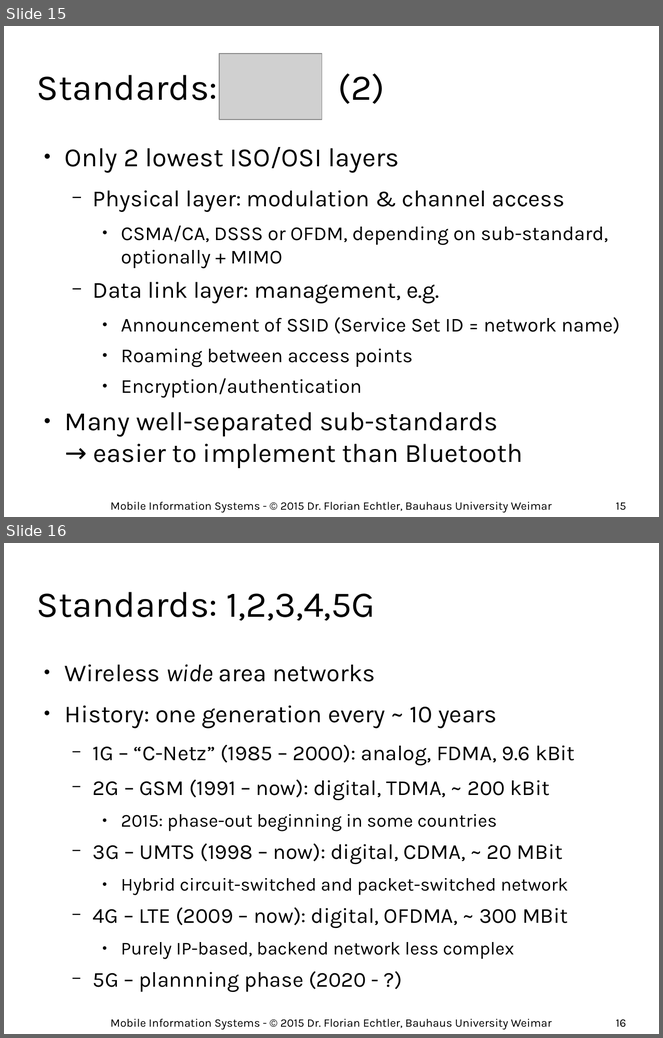
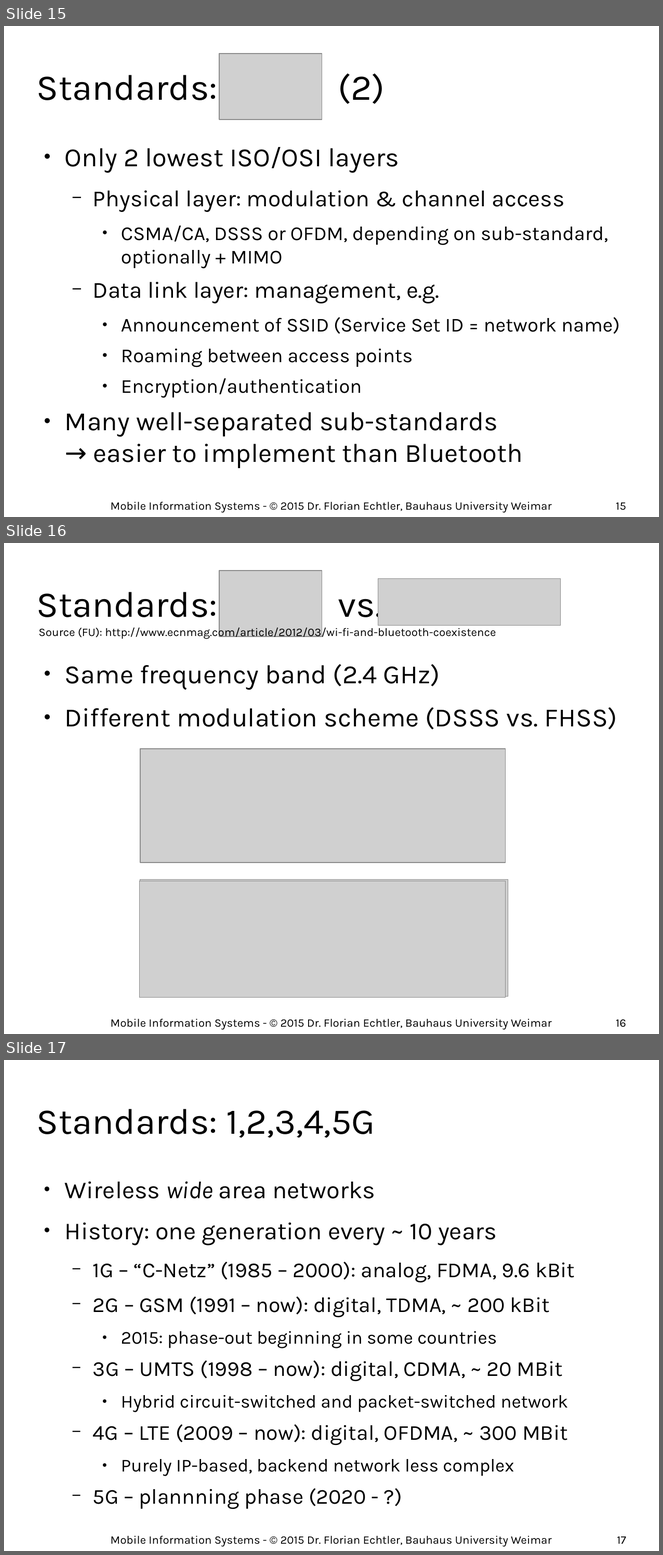
Before and after one commit to floe/mobile-information-systems, a slide deck: 03-networks-and-location.odp. Shown one above the other, each under a label of ours: slides 15 and 16 before the commit, slides 15, 16 and 17 after it. The pictures are 663x1038 and 663x1555 pixels, drawn with LibreOffice and Linux fonts; fonts in the diff are those of the drawing; grey boxes stand for pictures; background and template pictures are left out. Boxes give left, top, right and bottom in pixels: in the first picture for what was removed or moved away, otherwise in the second. Text is boxed around its words. In the diff, an @@ line names an element or a change of style, - is before the commit and + after.

```diff
--- a/03-networks-and-location.odp
+++ b/03-networks-and-location.odp
@@ slide 16 added at (4,543,659,1034), background #FFFFFF @@
@@ picture added at (219,571,322,637) @@
@@ title added at (37,585,382,626), 44 pt, text #000000 @@
+Standards: vs.
@@ picture added at (378,579,561,626) @@
@@ text added at (39,625,496,639), 14 pt, text #000000 @@
+Source (FU): http://www.ecnmag.com/article/2012/03/wi-fi-and-bluetooth-coexistence
@@ text added at (65,664,618,730), 32 pt, text #000000 @@
+● Same frequency band (2.4 GHz)
+● Different modulation scheme (DSSS vs. FHSS)
@@ picture added at (140,754,506,860) @@
@@ picture added at (140,749,506,863) @@
@@ picture added at (140,882,506,998) @@
@@ picture added at (140,879,508,996) @@
@@ text added at (111,1019,552,1030), 14 pt, text #000000 @@
+Mobile Information Systems - © 2015 Dr. Florian Echtler, Bauhaus University Weimar
@@ page number added at (616,1020,626,1028), 14 pt, text #000000 @@
+16
@@ what was slide 16 is now slide 17 @@
@@ page number at (617,1537,626,1544): text changed @@
-16
+17
```
Also in this commit, not shown: 7 slides changed, 1 other file.
